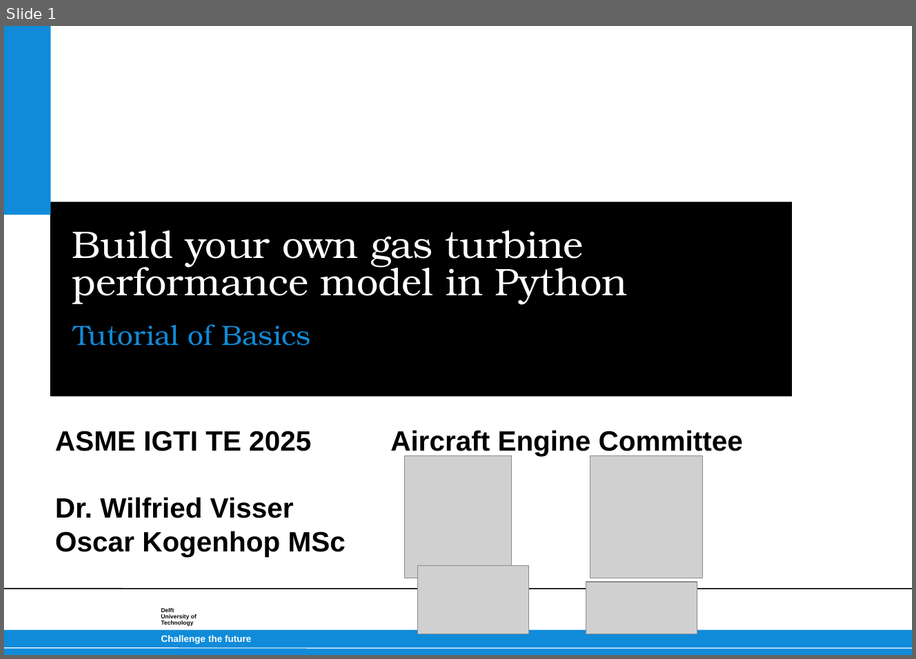
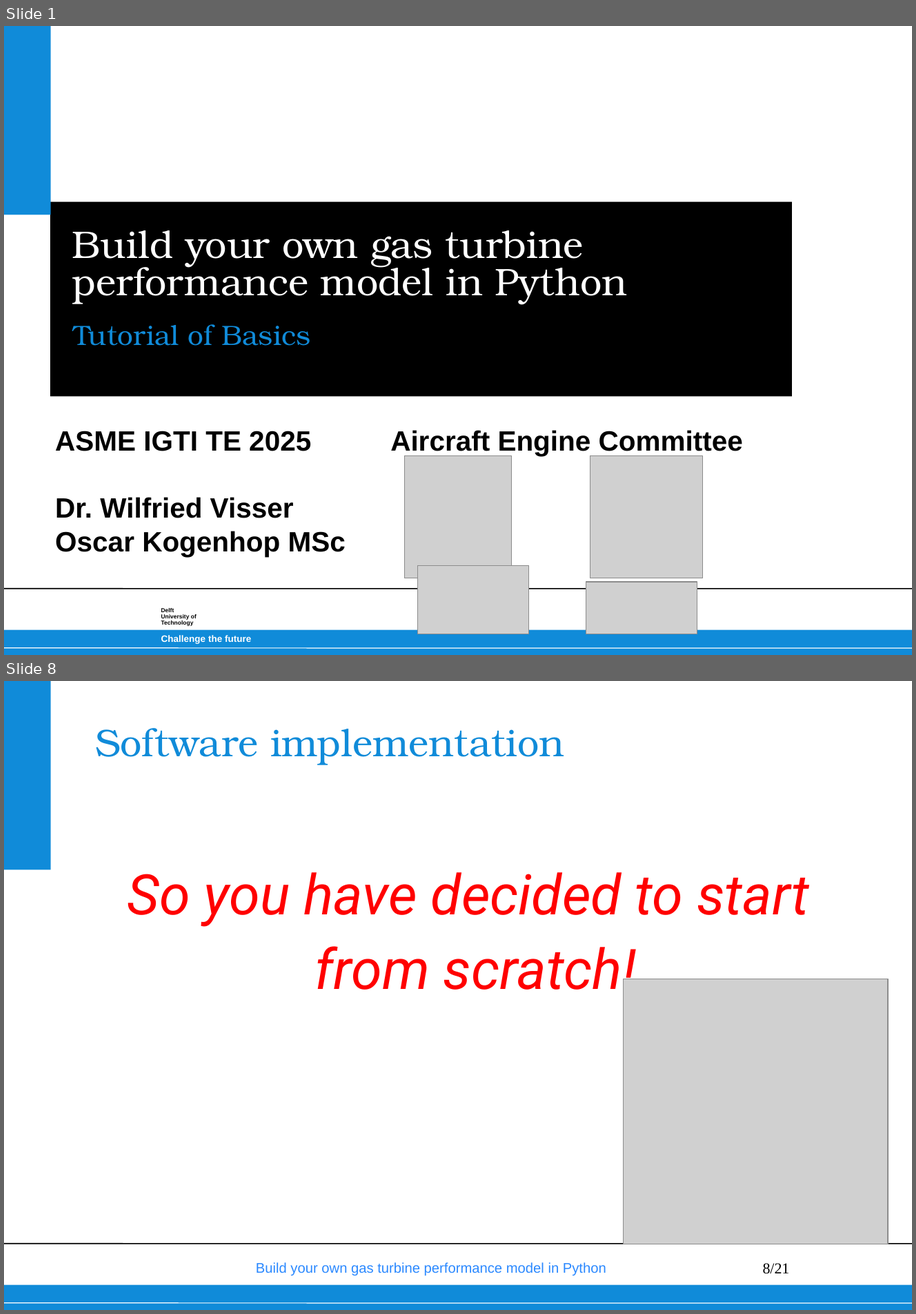
Before and after one commit to wvisser1958/GSPy, a slide deck: doc/Build your own gas turbine performance model from scratch.pptx. Shown one above the other, each under a label of ours: slide 1 before the commit, slides 1 and 8 after it; the slides between them are not shown. The pictures are 916x659 and 916x1314 pixels, drawn with LibreOffice and Linux fonts; fonts in the diff are those of the drawing; grey boxes stand for pictures; background and template pictures are left out. Boxes give left, top, right and bottom in pixels: in the first picture for what was removed or moved away, otherwise in the second. Text is boxed around its words. In the diff, an @@ line names an element or a change of style, - is before the commit and + after.

```diff
--- a/doc/Build your own gas turbine performance model from scratch.pptx
+++ b/doc/Build your own gas turbine performance model from scratch.pptx
@@ slide 8 added at (4,681,912,1310), background #FFFFFF; not listed: 4 template elements that a slide beside it also shows @@
@@ title added at (95,728,564,765), 33 pt, text #108BD9 @@
+Software implementation
@@ text added at (128,872,809,1002), 48 pt, text #FF0000, italic @@
+So you have decided to start
+from scratch!
@@ picture added at (623,978,888,1243) @@
@@ text added at (256,1262,606,1276), 12 pt, text #2B89FF @@
+Build your own gas turbine performance model in Python
@@ text added at (263,1262,528,1275), 13 pt, text #108BD9 @@
+Chapter 8: Performance Characteristics
@@ page number added at (763,1263,790,1274), 13 pt, text #000000 @@
+8/21
```
Also in this commit, not shown: 6 slides changed, 3 other slides added.
